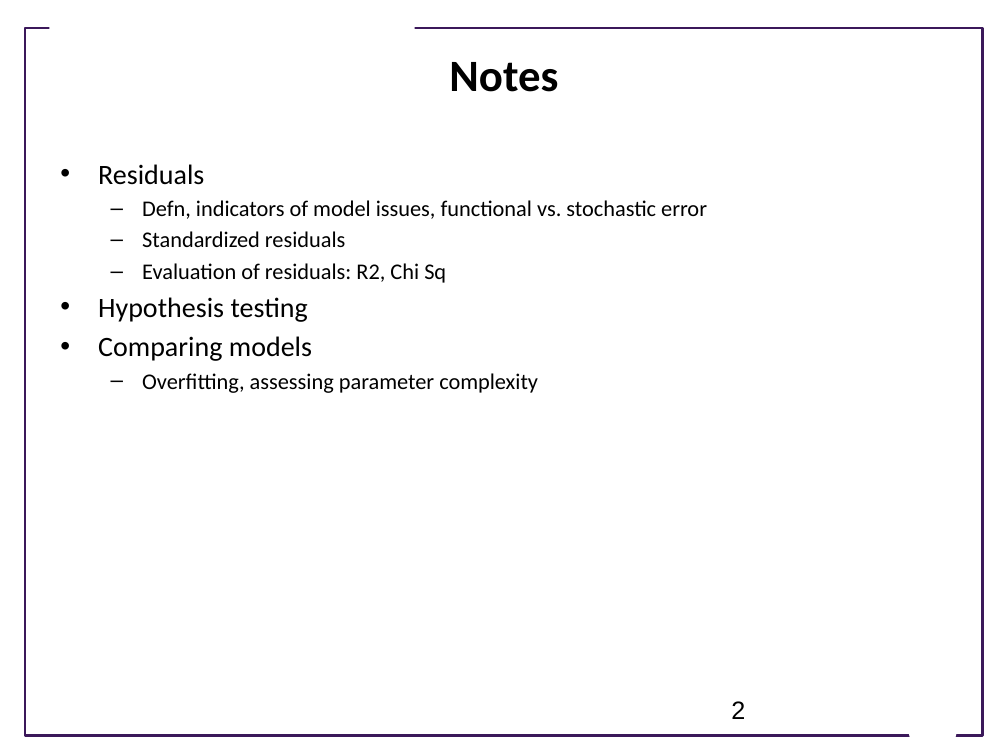
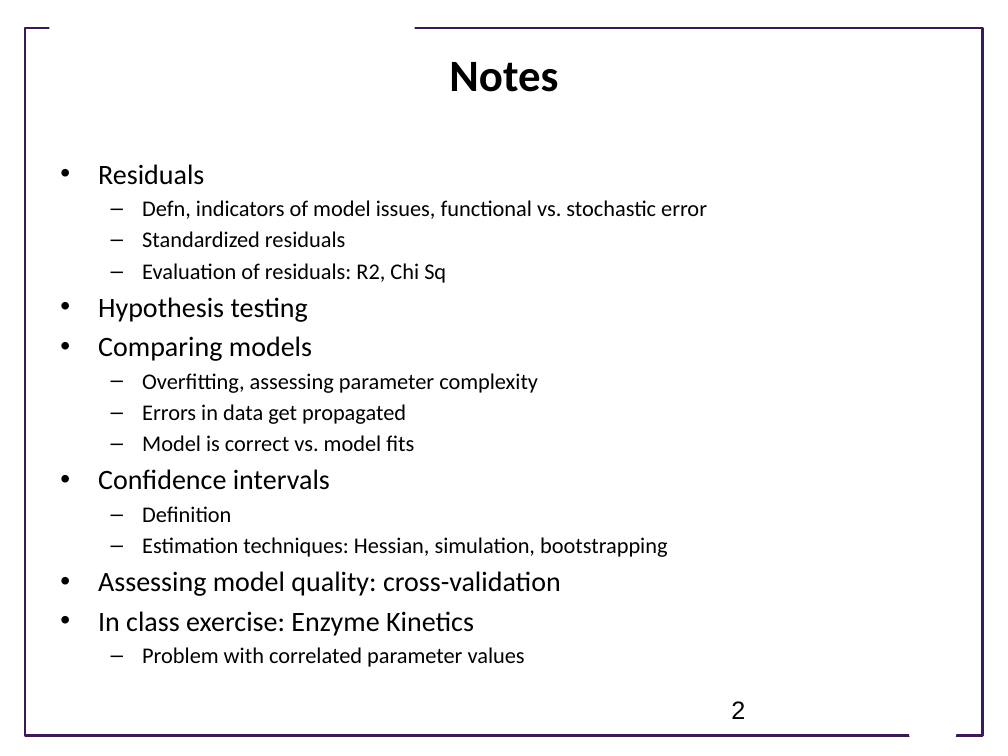
Before and after one commit to ModelEngineering/advancing-biomedical-models, a slide deck: slide 2 of Lectures/Week_4/CSE 599V Lecture 9 - Estimating Confidence in Models and Parameters .pptx. Drawn at 1008x756 pixels with LibreOffice and Linux fonts; fonts in the diff are those of the drawing; background and template pictures are left out. Boxes give left, top, right and bottom in pixels: in the first picture for what was removed or moved away, otherwise in the second. Text is boxed around its words. In the diff, an @@ line names an element or a change of style, - is before the commit and + after.

```diff
--- a/Lectures/Week_4/CSE 599V Lecture 9 - Estimating Confidence in Models and Parameters .pptx
+++ b/Lectures/Week_4/CSE 599V Lecture 9 - Estimating Confidence in Models and Parameters .pptx
@@ text at [98,404,668,667]: paragraphs added @@
+  – Errors in data get propagated
+  – Model is correct vs. model fits
+• Confidence intervals
+  – Definition
+  – Estimation techniques: Hessian, simulation, bootstrapping
+• Assessing model quality: cross-validation
+• In class exercise: Enzyme Kinetics
+  – Problem with correlated parameter values
```
Also in this commit, not shown: 2 other files.
